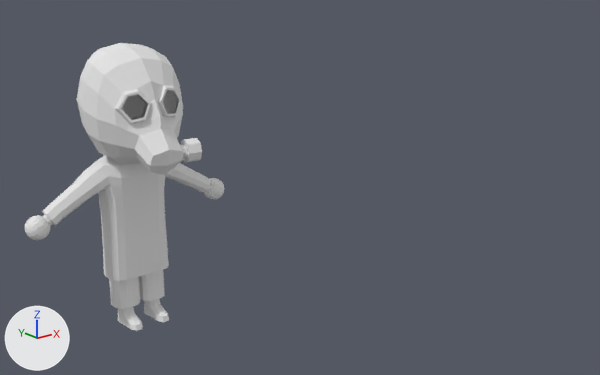
Two versions of the Blender file Alexander/Assets/Assets for new map.blend, one commit apart.
Rendered twice from a 50 mm lens placed at (-32.3, -22.7, 12.8), pointed at (-12.7, 1.8, 3.0). The lights are fixed; the arrows at lower left show +X, +Y and +Z. The same objects are shown in both versions, whatever each file hides.
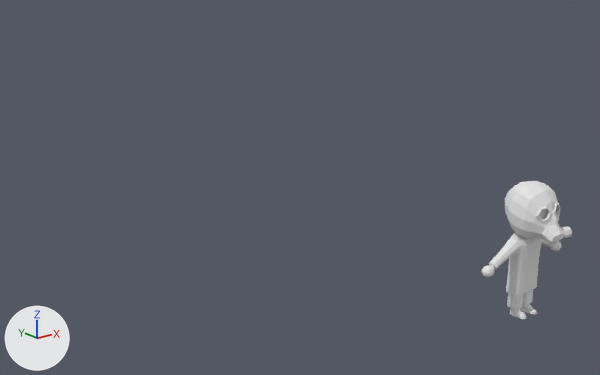
The edits, one by one:
Object 'Cube.033' (ob_cube_033) is rescaled from (1.16, 1.32, 1.32) to (1.0, 1.0, 1.0).
Object 'Cube.033' (ob_cube_033) moves from (-20.77, 0.1, 7.85) to (0.0, 0.0, 0.0).
Object 'Cube.035' (ob_cube_035) turns from (11, 0, 0) to (0, 0, 0) degrees about x, y and z.
Object 'Cube.035' (ob_cube_035) is rescaled from (2.01, 1.8, 1.8) to (1.0, 1.0, 1.0).
Object 'Cube.035' (ob_cube_035) moves from (-20.77, 0.06, 8.01) to (0.0, 0.0, 0.0).

Where the change shows, as pixel boxes (x1, y1, x2, y2) in the pictures (600 x 375 px):
'Cube.033', moved, rescaled (55% narrower, 52% shorter)
    before: (24, 43, 224, 331)
    after: (482, 181, 572, 319)
'Cube.035', moved, turned, rescaled (not visible afterwards)
    before: (121, 90, 179, 120)
